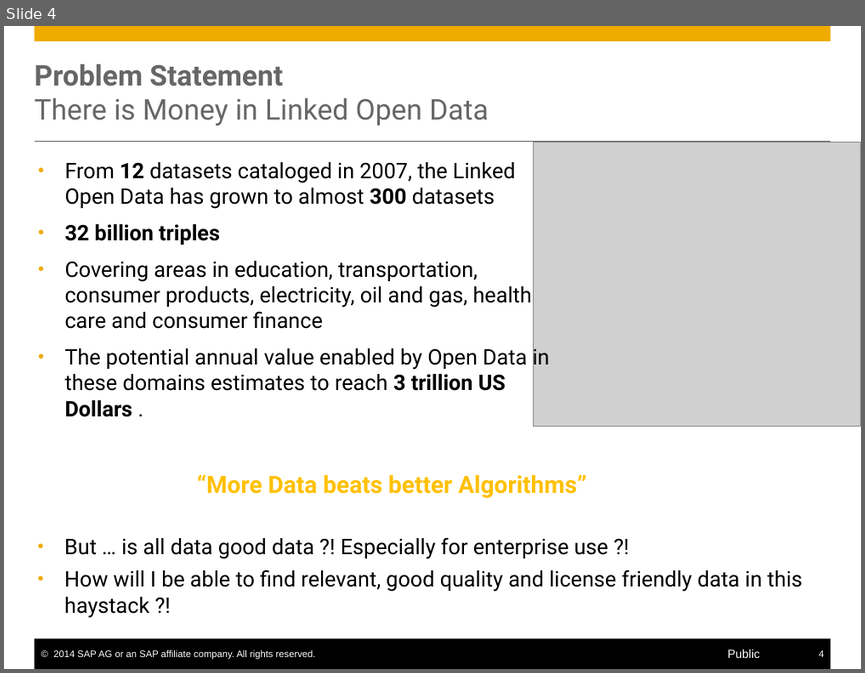
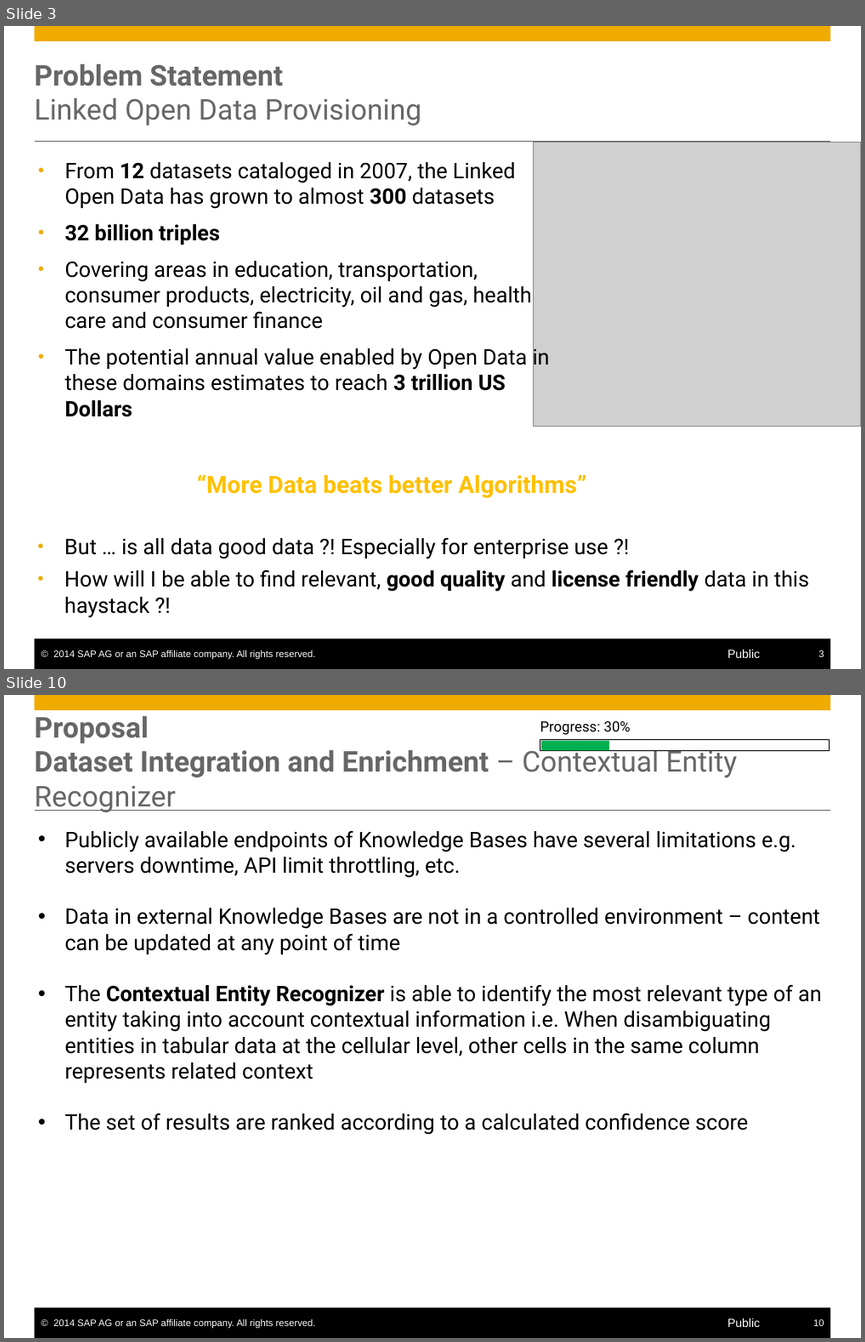
Before and after one commit to S-c-H-i-Z-o/PhD, a slide deck: Progress Reports CIFRE & Workplans/PhD Interim Report/presentation/Self-Service Data Provisioning through Semantic Enrichment of Data.pptx. Shown one above the other, each under a label of ours: slide 4 before the commit, slides 3 and 10 after it; the slides between them are not shown. The pictures are 865x673 and 865x1342 pixels, drawn with LibreOffice and Linux fonts; fonts in the diff are those of the drawing; grey boxes stand for pictures. Boxes give left, top, right and bottom in pixels: in the first picture for what was removed or moved away, otherwise in the second. Text is boxed around its words. In the diff, an @@ line names an element or a change of style, - is before the commit and + after.

```diff
--- a/Progress Reports CIFRE & Workplans/PhD Interim Report/presentation/Self-Service Data Provisioning through Semantic Enrichment of Data.pptx
+++ b/Progress Reports CIFRE & Workplans/PhD Interim Report/presentation/Self-Service Data Provisioning through Semantic Enrichment of Data.pptx
@@ slide 10 added at [4,695,861,1338], background #FFFFFF; not listed: 6 template elements that a slide beside it also shows @@
@@ title added at [35,716,738,812], 24 pt, text #666666, bold @@
+Proposal
+Dataset Integration and Enrichment – Contextual Entity Recognizer
@@ rectangle added at [540,739,829,751], fill #FFFFFF, outline #000000 0.5 pt @@
@@ text added at [540,721,630,735], 12 pt, text #000000 @@
+Progress: 30%
@@ rectangle added at [541,740,609,751], fill #00B050 @@
@@ text added at [65,831,822,1134], 18 pt, text #000000 @@
+• Publicly available endpoints of Knowledge Bases have several limitations e.g. servers downtime, API limit throttling, etc.
+• Data in external Knowledge Bases are not in a controlled environment – content can be updated at any point of time
+• The Contextual Entity Recognizer is able to identify the most relevant type of an entity taking into account contextual information i.e. When disambiguating entities in tabular data at the cellular level, other cells in the same column represents related context
+• The set of results are ranked according to a calculated confidence score
@@ what was slide 4 is now slide 3 @@
@@ slide 3 changed as well @@
@@ title at [35,64,421,125]: text changed @@
-Problem Statement
-There is Money in Linked Open Data
+Problem Statement
+Linked Open Data Provisioning
@@ text at [65,345,550,417]: text changed @@
-• The potential annual value enabled by Open Data in these domains estimates to reach 3 trillion US Dollars .
+• The potential annual value enabled by Open Data in these domains estimates to reach 3 trillion US Dollars
@@ text at [64,570,809,618]: bold on in "good quality license friendly" @@
@@ page number at [818,650,823,657]: text changed @@
-4
+3
```
Also in this commit, not shown: 16 other slides changed, 16 other slides added, 3 slides removed, 23 other files.
